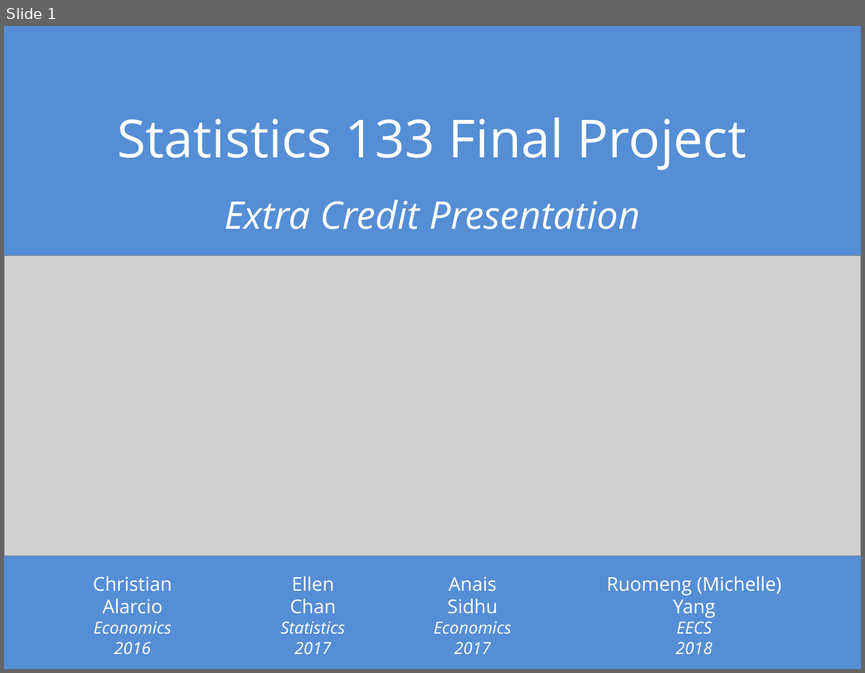
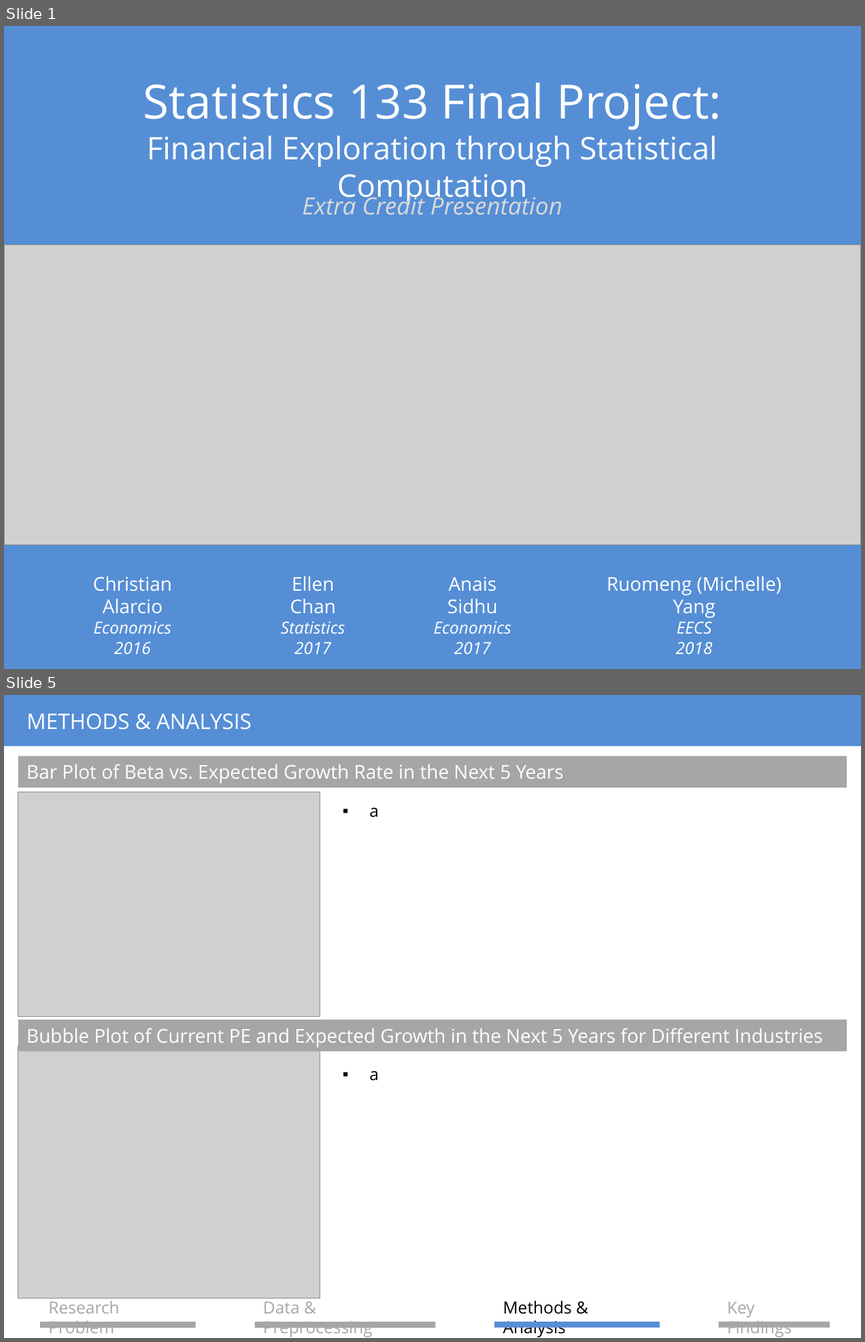
Before and after one commit to elleismatic/stat133-final, a slide deck: report/extra_credit_presentation.pptx. Shown one above the other, each under a label of ours: slide 1 before the commit, slides 1 and 5 after it; the slides between them are not shown. The pictures are 865x673 and 865x1342 pixels, drawn with LibreOffice and Linux fonts; fonts in the diff are those of the drawing; grey boxes stand for pictures. Boxes give left, top, right and bottom in pixels: in the first picture for what was removed or moved away, otherwise in the second. Text is boxed around its words. In the diff, an @@ line names an element or a change of style, - is before the commit and + after.

```diff
--- a/report/extra_credit_presentation.pptx
+++ b/report/extra_credit_presentation.pptx
@@ slide 5 added at <box>4,695,861,1338</box>, background #FFFFFF @@
@@ rectangle added at <box>4,695,861,747</box>, fill #558ED5 @@
@@ title added at <box>26,713,252,730</box>, 18 pt, text #FFFFFF @@
+METHODS & ANALYSIS
@@ rectangle added at <box>18,756,847,787</box>, fill #A6A6A6, 16 pt, text #FFFFFF @@
+Bar Plot of Beta vs. Expected Growth Rate in the Next 5 Years
@@ picture added at <box>18,792,320,1016</box> @@
@@ text added at <box>369,807,379,817</box>, 14 pt, text #000000 @@
+▪ a
@@ rectangle added at <box>18,1020,847,1051</box>, fill #A6A6A6, 16 pt, text #FFFFFF @@
+Bubble Plot of Current PE and Expected Growth in the Next 5 Years for Different Industries
@@ picture added at <box>18,1045,320,1298</box> @@
@@ text added at <box>369,1070,379,1081</box>, 14 pt, text #000000 @@
+▪ a
@@ group added at <box>40,1297,830,1337</box>: 4 texts, 4 rectangles @@
+Research Problem
+Data & Preprocessing
+Methods & Analysis
+Key Findings
@@ slide 1 changed as well @@
@@ title at <box>143,82,721,204</box>: text changed; size 44 to 26.1 pt @@
-Statistics 133 Final Project
+Statistics 133 Final Project:
+Financial Exploration through Statistical Computation
@@ subtitle "Extra Credit Presentation" at <box>302,192,562,215</box>: size 32 to 20 pt, text colour #FFFFFF to #D9D9D9; less space between paragraphs @@
@@ picture: place and size @@
-picture at <box>4,256,861,556</box>
+picture at <box>4,244,861,544</box>
```
Also in this commit, not shown: 1 other slide changed, 5 other slides added, 1 slide removed, 3 other files.
